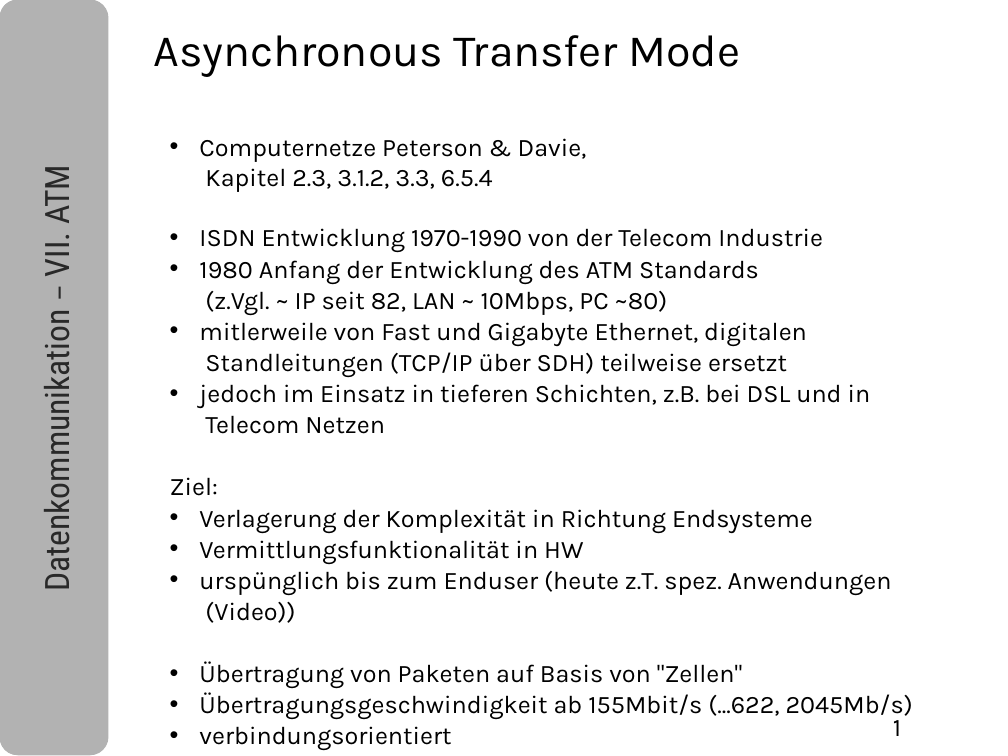
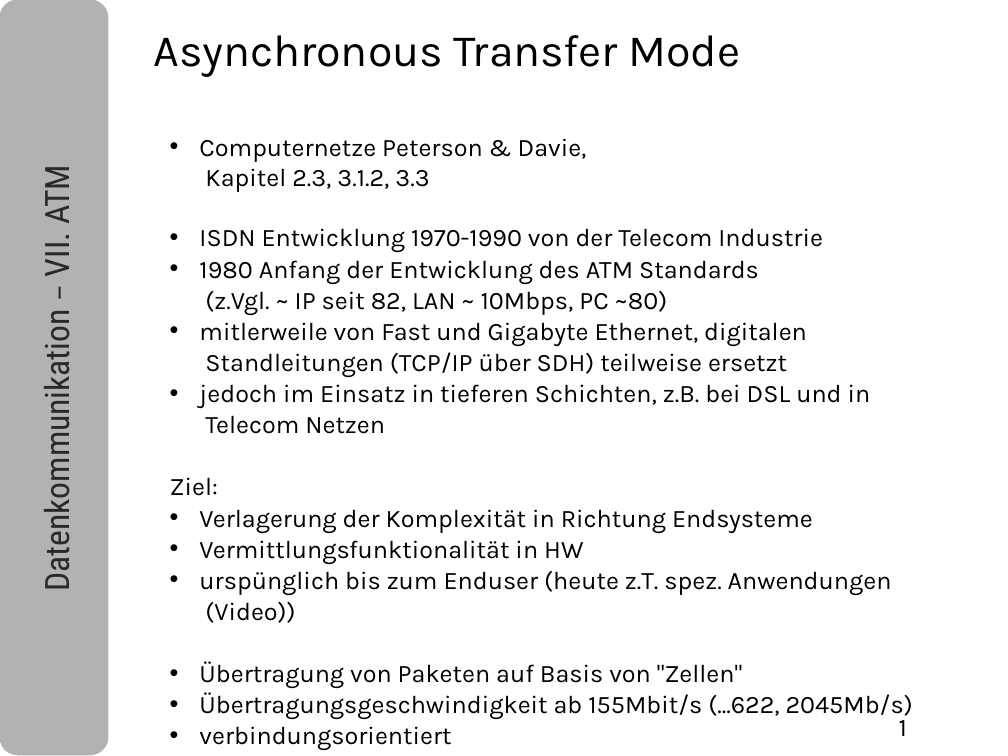
Before and after one commit to tpo/Datenkomm_Skripte, a slide deck: slide 1 of Datenkommunikation_7_ATM_V1.6.odp. Drawn at 1008x756 pixels with LibreOffice and Linux fonts; fonts in the diff are those of the drawing. Boxes give left, top, right and bottom in pixels: in the first picture for what was removed or moved away, otherwise in the second. Text is boxed around its words. In the diff, an @@ line names an element or a change of style, - is before the commit and + after.

```diff
--- a/Datenkommunikation_7_ATM_V1.6.odp
+++ b/Datenkommunikation_7_ATM_V1.6.odp
@@ text at (x1=199, y1=138, x2=587, y2=192): text changed @@
-• Computernetze Peterson & Davie,
-  Kapitel 2.3, 3.1.2, 3.3, 6.5.4
+• Computernetze Peterson & Davie,
+  Kapitel 2.3, 3.1.2, 3.3
@@ page number moved from (x1=893, y1=713, x2=901, y2=736) to (x1=899, y1=713, x2=907, y2=736) @@
```
Also in this commit, not shown: 21 other slides changed.
